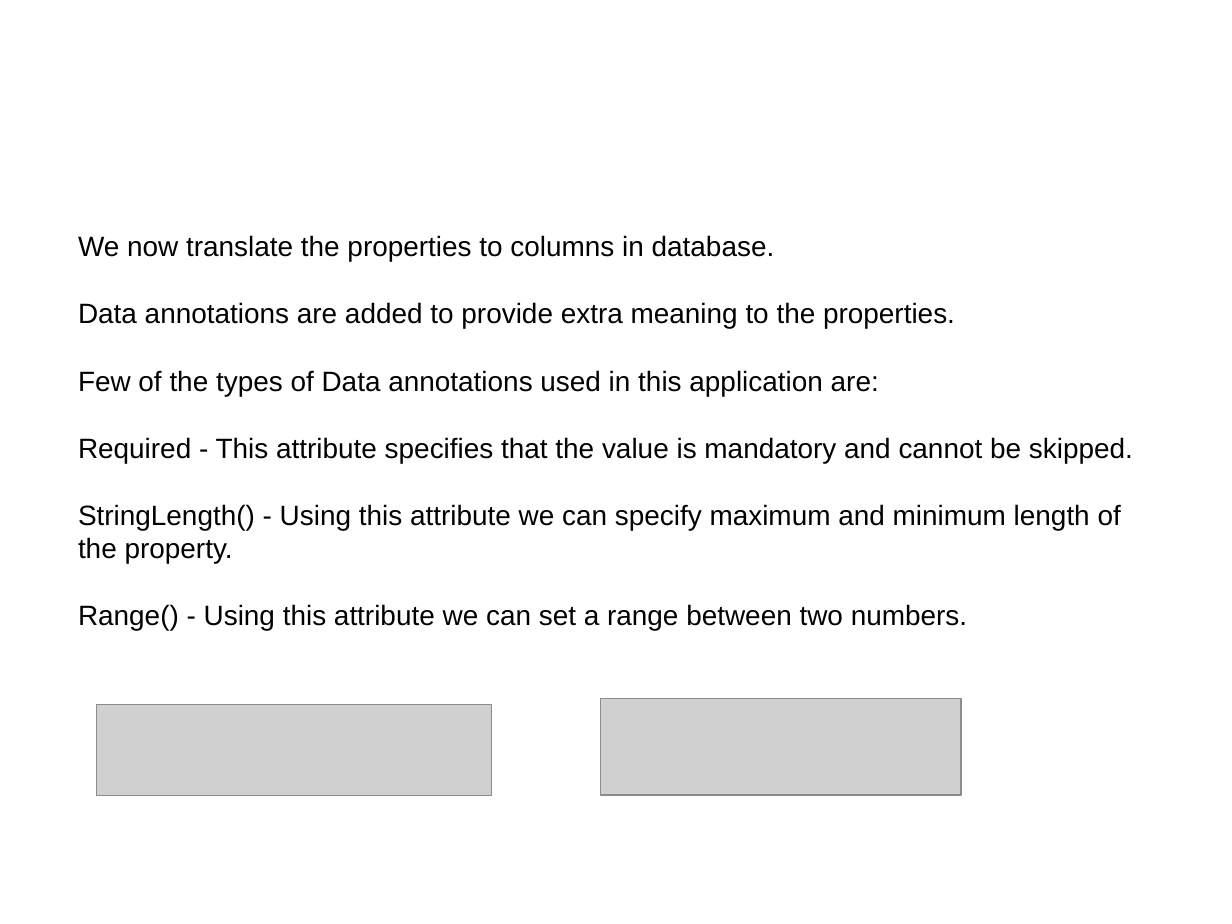
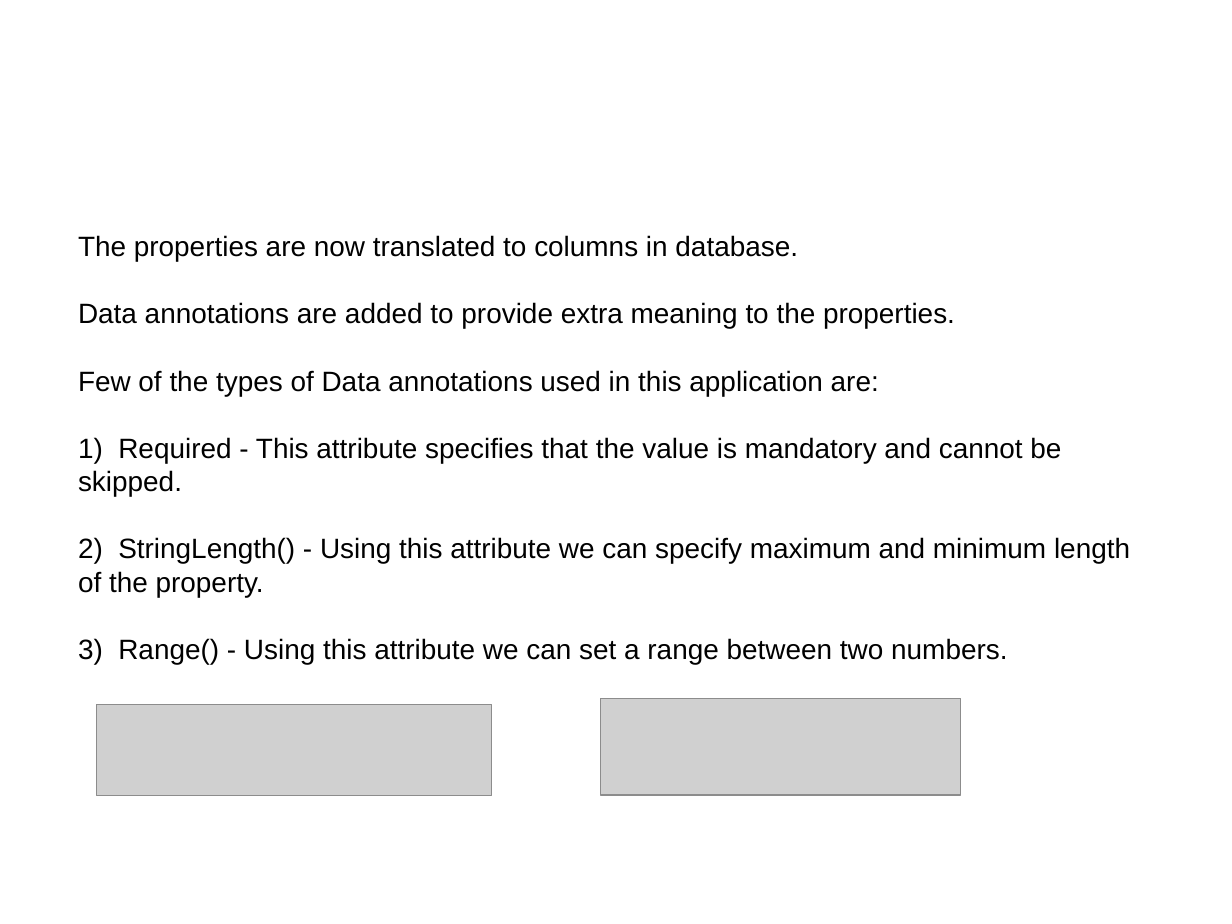
Before and after one commit to niks-in-the-hub/ORM-Entity-Framework-with-C-, a slide deck: slide 6 of csharp_application_with_entity_framework.pptx. Drawn at 1232x924 pixels with LibreOffice and Linux fonts; fonts in the diff are those of the drawing; grey boxes stand for pictures; background and template pictures are left out. Boxes give left, top, right and bottom in pixels: in the first picture for what was removed or moved away, otherwise in the second. Text is boxed around its words. In the diff, an @@ line names an element or a change of style, - is before the commit and + after.

Commit message:
Updating PPT

```diff
--- a/csharp_application_with_entity_framework.pptx
+++ b/csharp_application_with_entity_framework.pptx
@@ text at (78, 235, 798, 262): text changed @@
-We now translate the properties to columns in database.
+The properties are now translated to columns in database.
@@ text at (78, 437, 1130, 664): text changed @@
-Required - This attribute specifies that the value is mandatory and cannot be skipped.
-StringLength() - Using this attribute we can specify maximum and minimum length of the property.
-Range() - Using this attribute we can set a range between two numbers.
+1) Required - This attribute specifies that the value is mandatory and cannot be skipped.
+2) StringLength() - Using this attribute we can specify maximum and minimum length of the property.
+3) Range() - Using this attribute we can set a range between two numbers.
```
Also in this commit, not shown: 6 other slides changed, 4 slides added.
